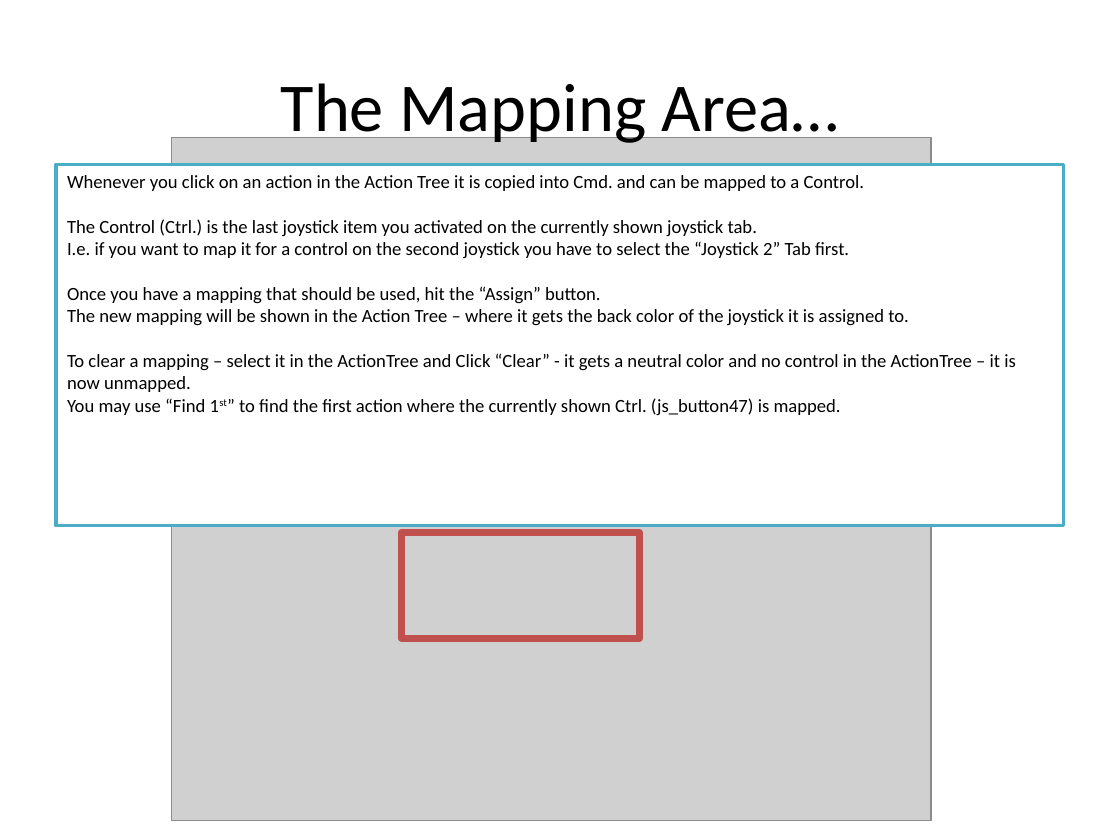
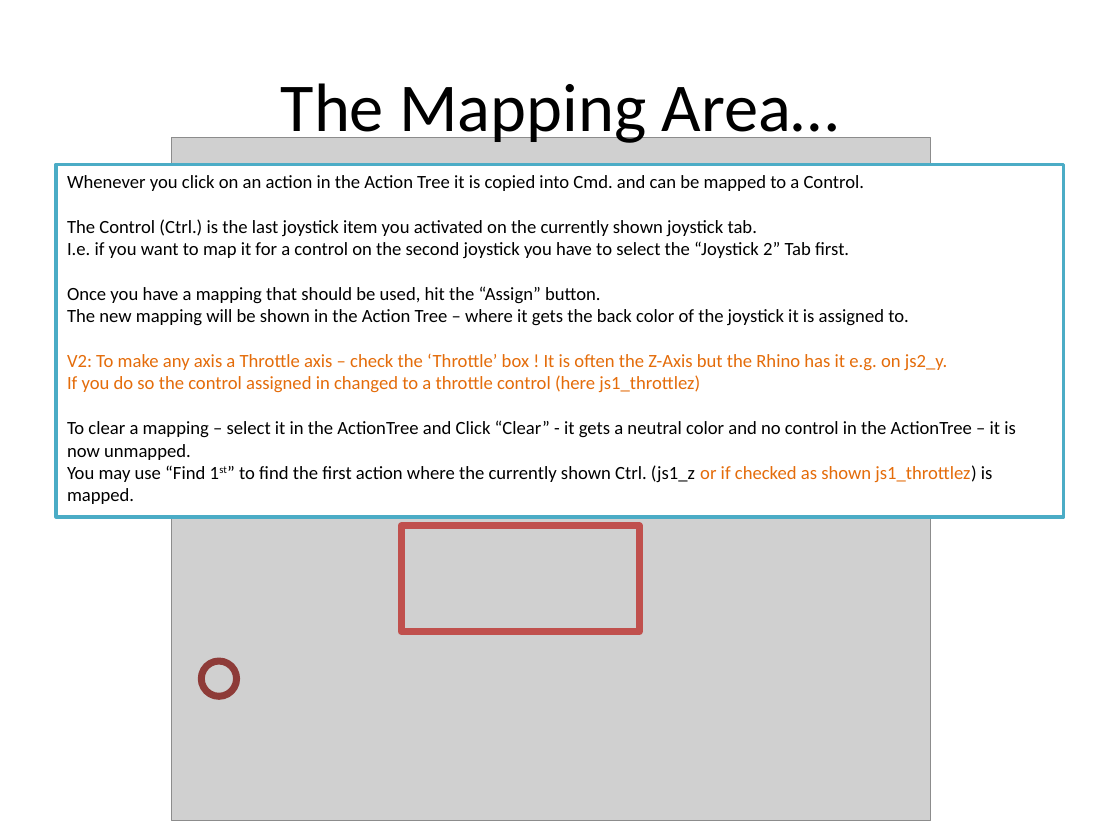
Before and after one commit to SCToolsfactory/SCJMapper-V2, a slide deck: slide 7 of doc/SCJMapper_QGuide.pptx. Drawn at 1120x840 pixels with LibreOffice and Linux fonts; fonts in the diff are those of the drawing; grey boxes stand for pictures. Boxes give left, top, right and bottom in pixels: in the first picture for what was removed or moved away, otherwise in the second. Text is boxed around its words. In the diff, an @@ line names an element or a change of style, - is before the commit and + after.

Commit message:
issue #6 and #11; can assign throttle to any axis now, sense detection limit can be set in config file if the default 150 is inconvenient Add  pp_rebindkey mapping to allow copy  ... and then e.g. paste into the Cry console

```diff
--- a/doc/SCJMapper_QGuide.pptx
+++ b/doc/SCJMapper_QGuide.pptx
@@ rectangle "Whenever you click on an ...": place and size @@
-rectangle "Whenever you click on an ..." at <box>56,165,1064,526</box>
+rectangle "Whenever you click on an ..." at <box>56,165,1064,517</box>
@@ text in rectangle at <box>67,354,947,393</box>: paragraphs added @@
+V2: To make any axis a Throttle axis – check the ‘Throttle’ box ! It is often the Z-Axis but the Rhino has it e.g. on js2_y.
+If you do so the control assigned in changed to a throttle control (here js1_throttlez)
@@ text in rectangle at <box>67,465,993,504</box>: text changed @@
-You may use “Find 1st” to find the first action where the currently shown Ctrl. (js_button47) is mapped.
+You may use “Find 1st” to find the first action where the currently shown Ctrl. (js1_z or if checked as shown js1_throttlez) is mapped.
@@ rectangle: place and size @@
-rectangle at <box>401,532,640,637</box>
+rectangle at <box>401,525,640,631</box>
@@ ellipse added at <box>202,661,236,696</box>, outline #8E3B39 4.5 pt @@
```
Also in this commit, not shown: 1 other file.
